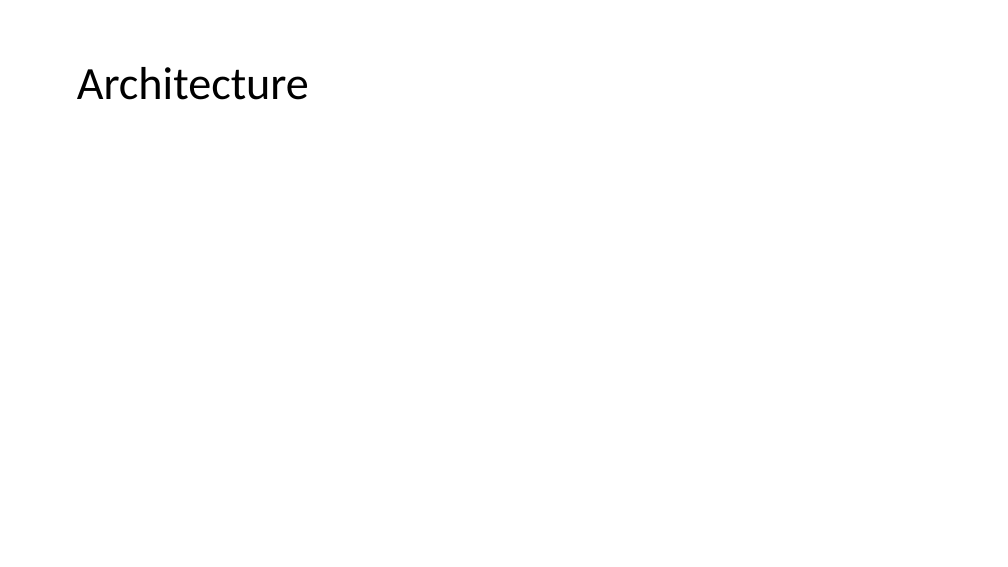
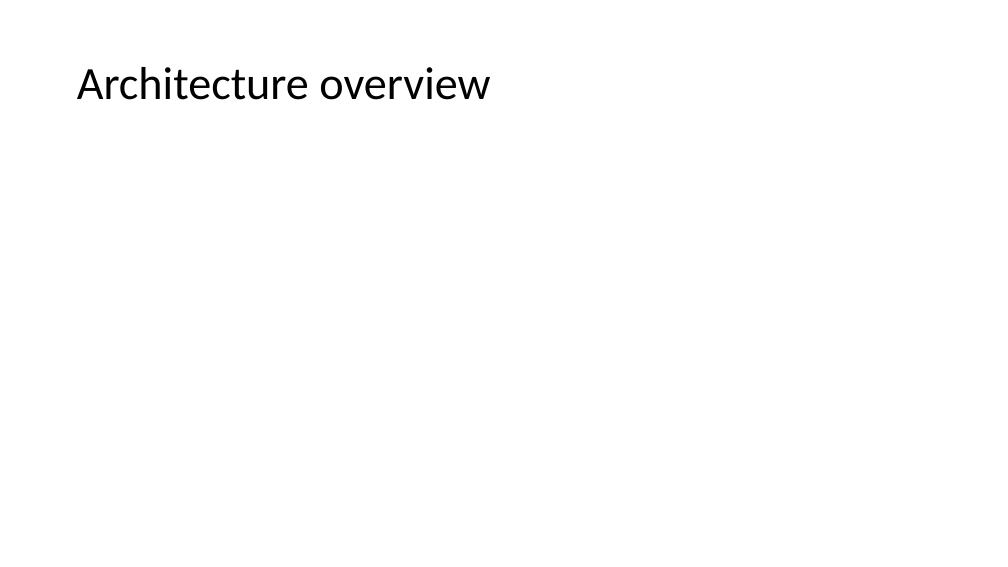
Before and after one commit to jacqbb/webscan, a slide deck: slide 10 of urlinfo_presentation.pptx (slide 7 before the commit). Drawn at 1008x567 pixels with LibreOffice and Linux fonts; fonts in the diff are those of the drawing; background and template pictures are left out. Boxes give left, top, right and bottom in pixels: in the first picture for what was removed or moved away, otherwise in the second. Text is boxed around its words. In the diff, an @@ line names an element or a change of style, - is before the commit and + after.

Commit message:
final outline of PPT, near finishing text materials.

```diff
--- a/urlinfo_presentation.pptx
+++ b/urlinfo_presentation.pptx
@@ title at box(77, 67, 490, 100): text changed @@
-Architecture
+Architecture overview
```
Also in this commit, not shown: 5 other slides changed, 17 slides added, 6 other files.
